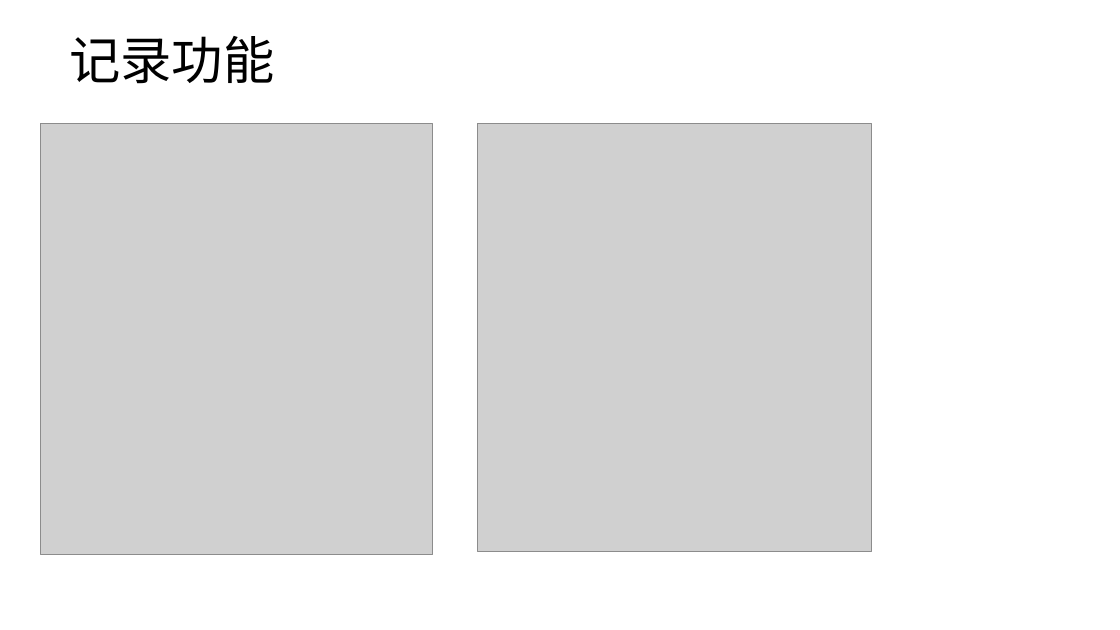
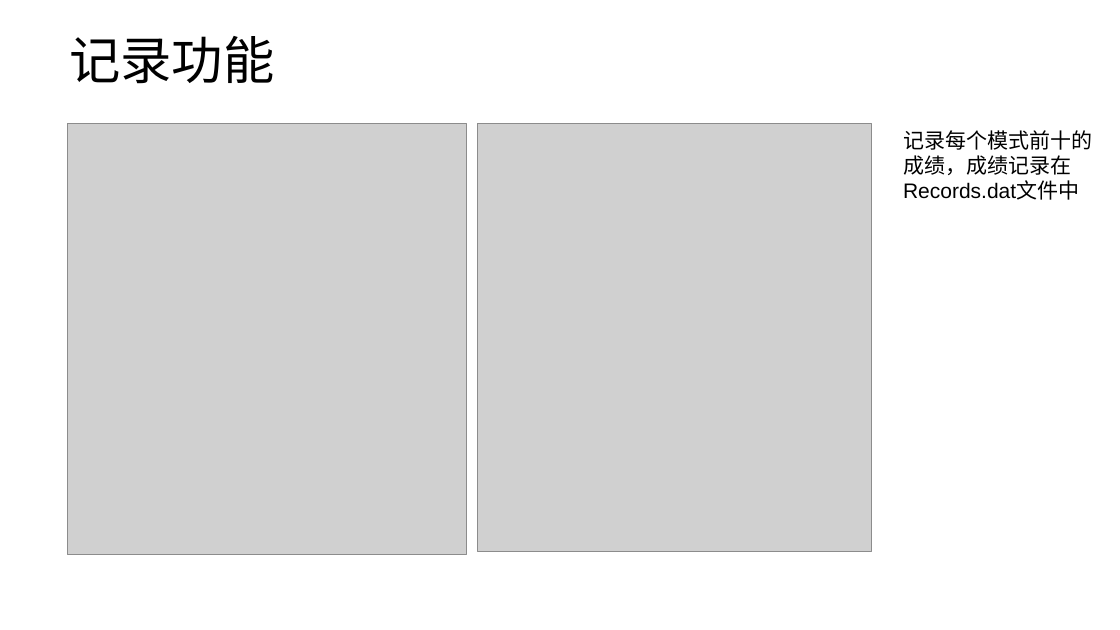
Before and after one commit to wzc506/mineswapper, a slide deck: slide 16 of uml.pptx (slide 15 before the commit). Drawn at 1120x630 pixels with LibreOffice and Linux fonts; fonts in the diff are those of the drawing; grey boxes stand for pictures. Boxes give left, top, right and bottom in pixels: in the first picture for what was removed or moved away, otherwise in the second. Text is boxed around its words. In the diff, an @@ line names an element or a change of style, - is before the commit and + after.

```diff
--- a/uml.pptx
+++ b/uml.pptx
@@ picture: place and size @@
-picture at bbox=[41, 124, 434, 555]
+picture at bbox=[67, 124, 466, 555]
@@ text added at bbox=[903, 130, 1092, 200], 18 pt, text #000000 @@
+记录每个模式前十的
+成绩，成绩记录在
+Records.dat文件中
```
Also in this commit, not shown: 1 slide added, 1 other file.
